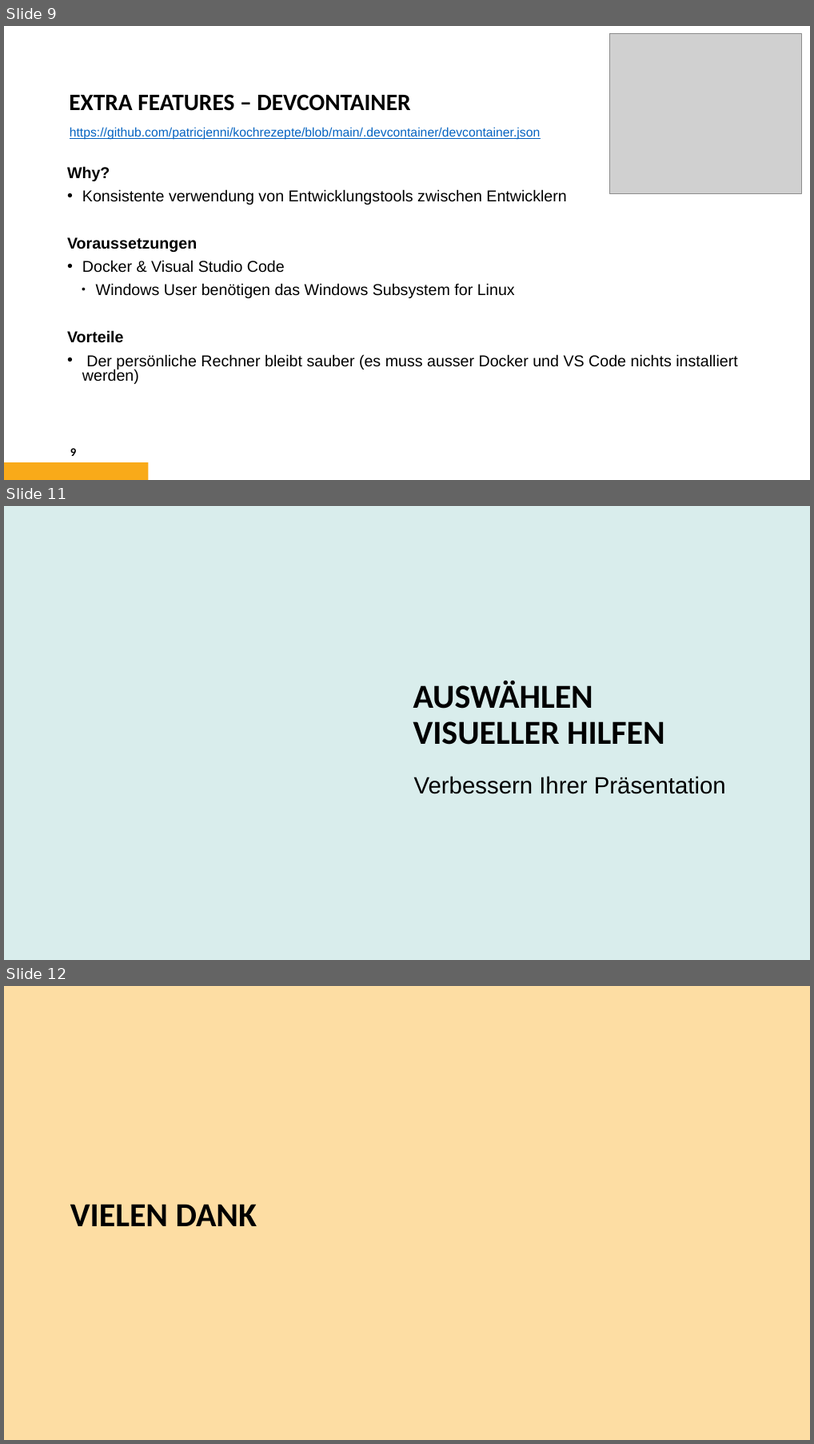
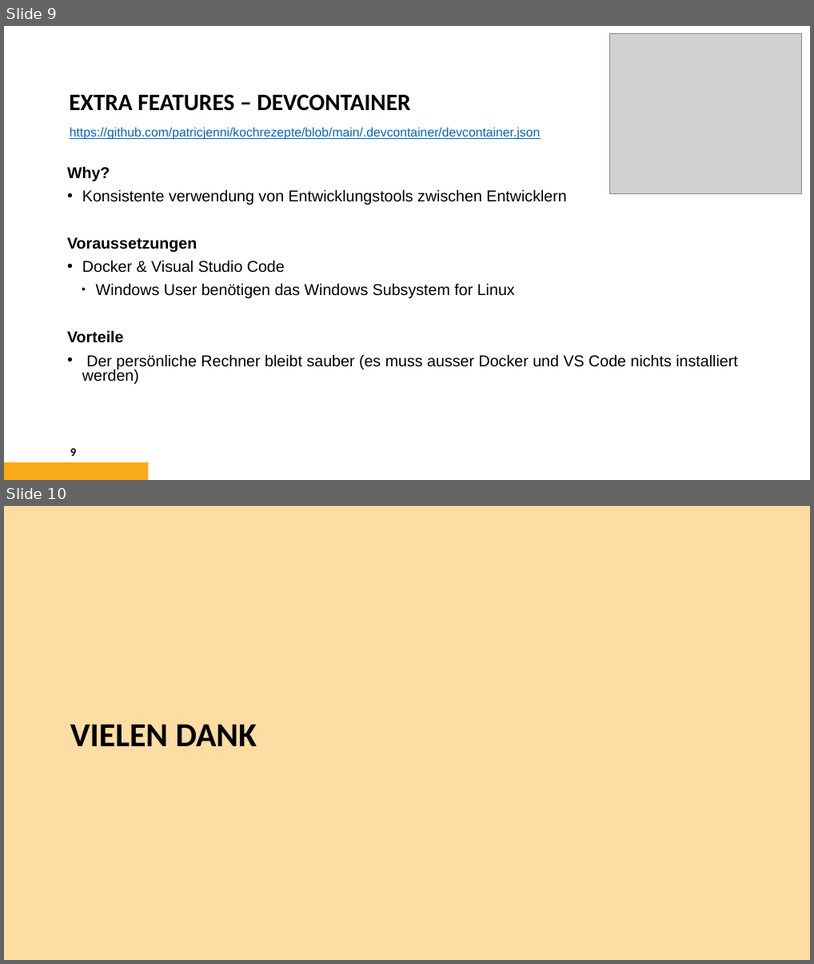
Before and after one commit to patricjenni/kochrezepte, a slide deck: docs/Präsentation_Kochrezepte.pptx. Shown one above the other, each under a label of ours: slides 9, 11 and 12 before the commit, slides 9 and 10 after it; the slides between them are not shown. The pictures are 814x1444 and 814x964 pixels, drawn with LibreOffice and Linux fonts; fonts in the diff are those of the drawing; grey boxes stand for pictures; background and template pictures are left out. Boxes give left, top, right and bottom in pixels: in the first picture for what was removed or moved away, otherwise in the second. Text is boxed around its words. In the diff, an @@ line names an element or a change of style, - is before the commit and + after.

```diff
--- a/docs/Präsentation_Kochrezepte.pptx
+++ b/docs/Präsentation_Kochrezepte.pptx
@@ slide 11 removed at [4,506,810,960], background #D9EDEC @@
@@ title removed at [414,680,666,744] @@
-AUSWÄHLEN VISUELLER HILFEN
@@ text removed at [414,776,726,794] @@
-Verbessern Ihrer Präsentation
@@ what was slide 12 is now slide 10 @@
```
Also in this commit, not shown: 6 slides changed, 1 other slide removed.
